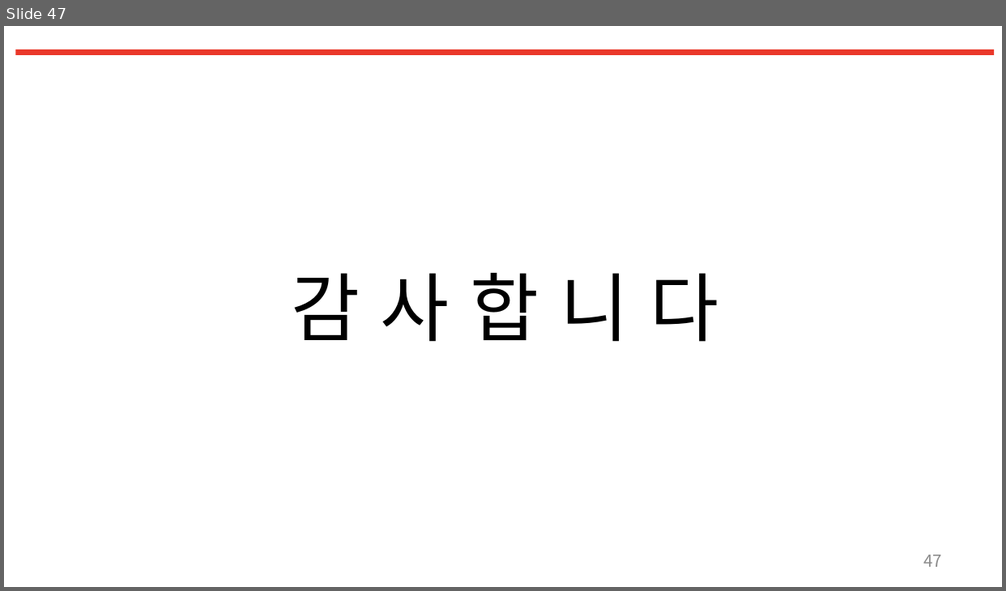
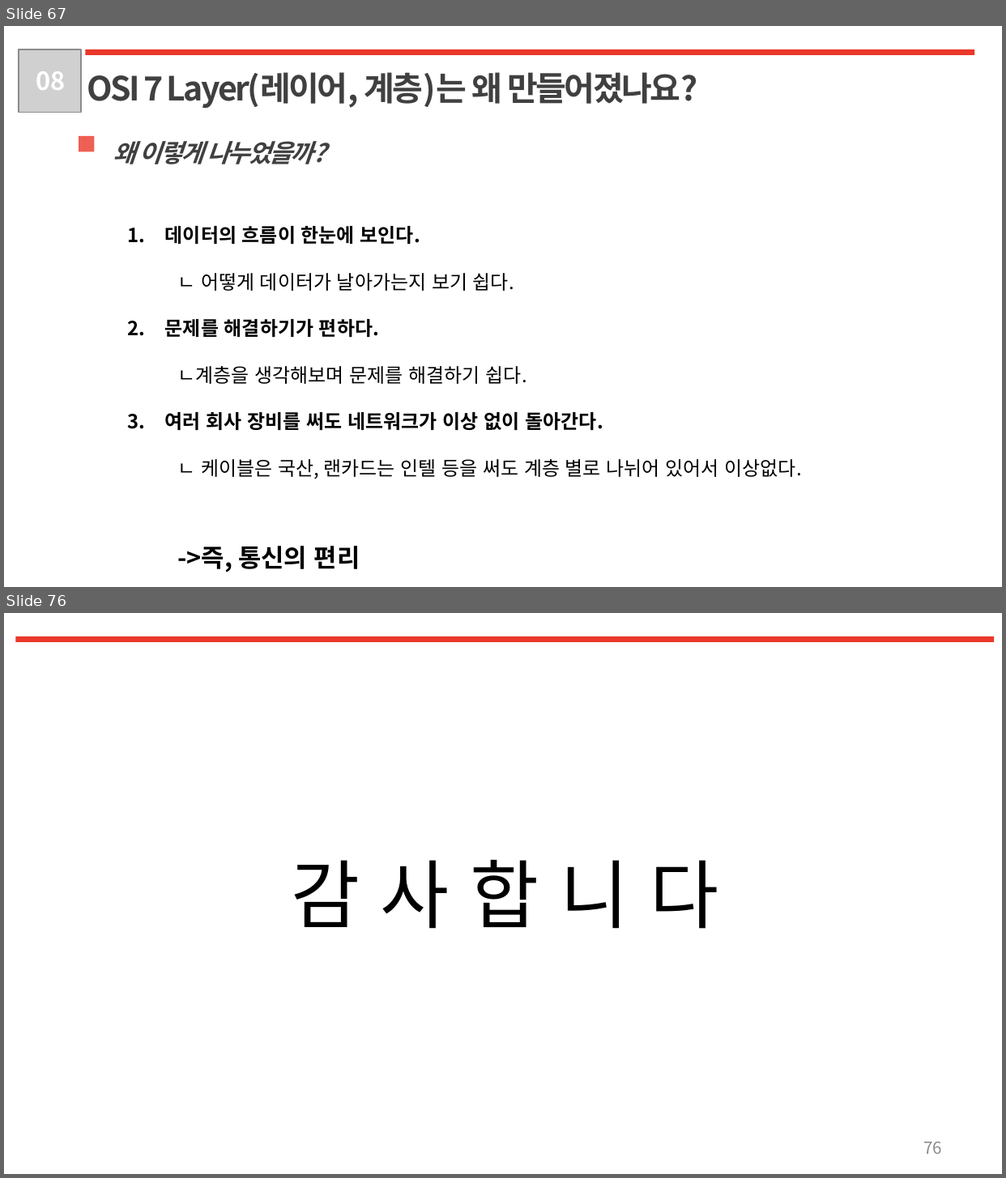
Before and after one commit to LeeSM0518/TIL, a slide deck: Network/Network_1week.pptx. Shown one above the other, each under a label of ours: slide 47 before the commit, slides 67 and 76 after it; the slides between them are not shown. The pictures are 1006x591 and 1006x1178 pixels, drawn with LibreOffice and Linux fonts; fonts in the diff are those of the drawing; grey boxes stand for pictures. Boxes give left, top, right and bottom in pixels: in the first picture for what was removed or moved away, otherwise in the second. Text is boxed around its words. In the diff, an @@ line names an element or a change of style, - is before the commit and + after.

```diff
--- a/Network/Network_1week.pptx
+++ b/Network/Network_1week.pptx
@@ slide 67 added at <box>4,26,1002,587</box>, background #FFFFFF @@
@@ picture added at <box>19,50,82,113</box> @@
@@ text added at <box>36,71,65,90</box>, 18 pt, text #FFFFFF, bold @@
+08
@@ rectangle added at <box>85,50,974,56</box>, fill #EA382A @@
@@ text added at <box>87,72,698,108</box>, 24 pt, text #404040, bold @@
+OSI 7 Layer(레이어, 계층)는 왜 만들어졌나요?
@@ rectangle added at <box>79,136,95,152</box>, fill #EE5F54 @@
@@ text added at <box>113,141,326,165</box>, 18 pt, text #404040, bold, italic @@
+왜 이렇게 나누었을까?
@@ text added at <box>165,226,803,573</box>, 14 pt, text #000000 @@
+1. 데이터의 흐름이 한눈에 보인다.
+  ㄴ 어떻게 데이터가 날아가는지 보기 쉽다.
+2. 문제를 해결하기가 편하다.
+  ㄴ계층을 생각해보며 문제를 해결하기 쉽다.
+3. 여러 회사 장비를 써도 네트워크가 이상 없이 돌아간다.
+  ㄴ 케이블은 국산, 랜카드는 인텔 등을 써도 계층 별로 나뉘어 있어서 이상없다.
+  ->즉, 통신의 편리
@@ what was slide 47 is now slide 76 @@
@@ page number at <box>923,1142,942,1154</box>: text changed @@
-47
+76
```
Also in this commit, not shown: 30 other slides added, 2 slides removed, 4 other files.
